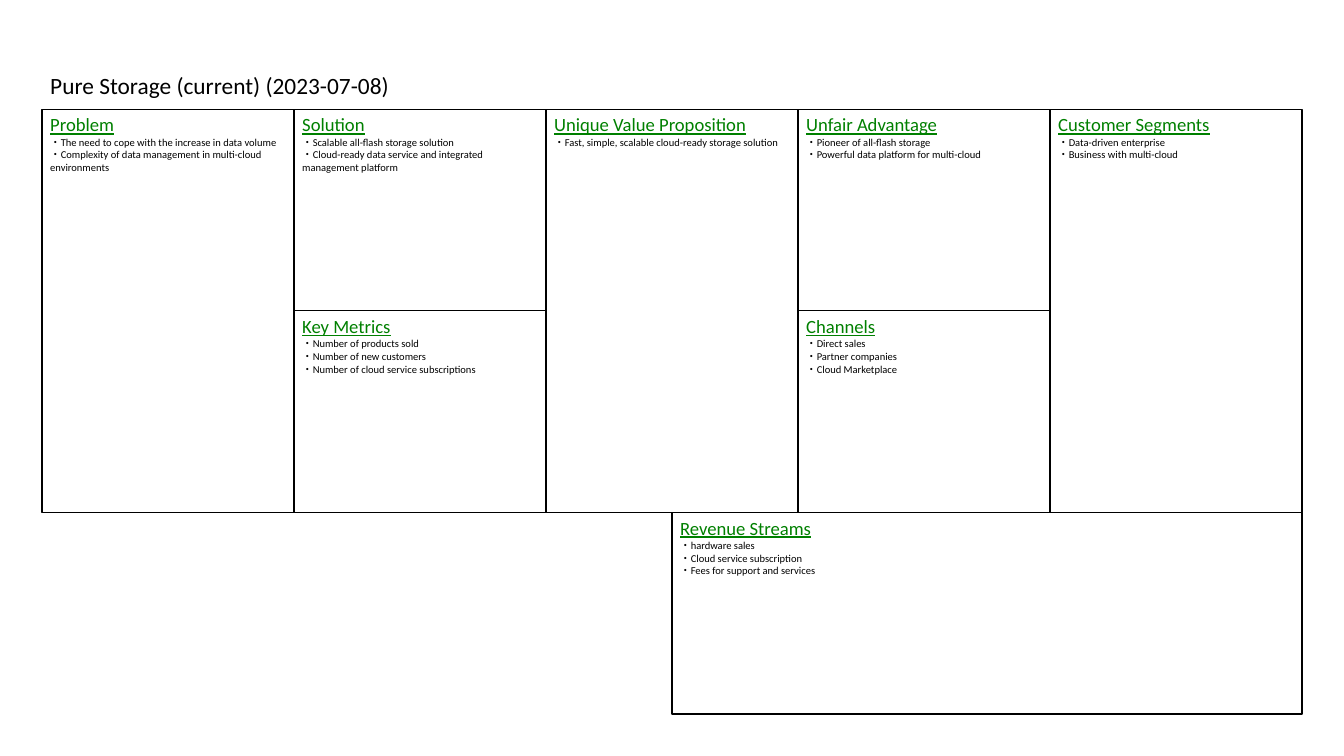
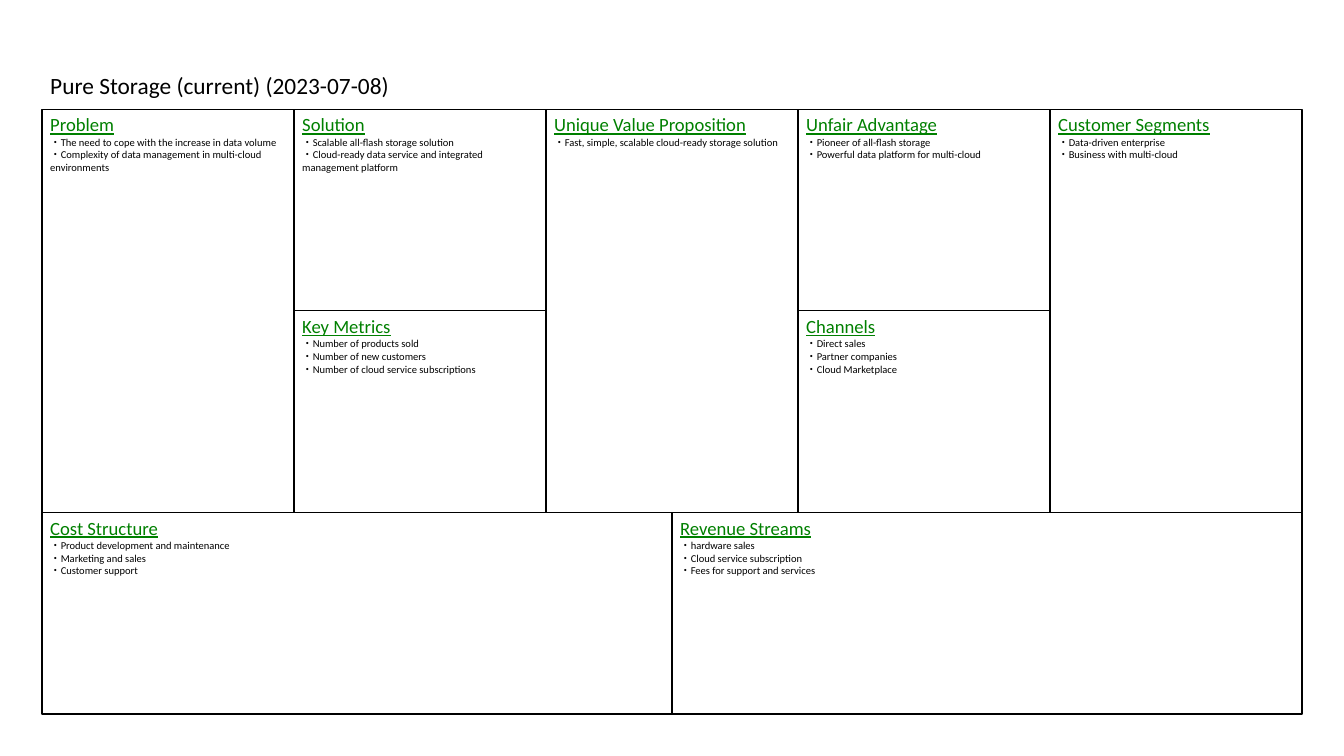
Before and after one commit to t0m0h1r0/LeanCanvas, a slide deck: slide 4 of sample_en.pptx. Drawn at 1344x756 pixels with LibreOffice and Linux fonts; fonts in the diff are those of the drawing. Boxes give left, top, right and bottom in pixels: in the first picture for what was removed or moved away, otherwise in the second. Text is boxed around its words. In the diff, an @@ line names an element or a change of style, - is before the commit and + after.

```diff
--- a/sample_en.pptx
+++ b/sample_en.pptx
@@ rectangle added at [42,512,672,714], outline #000000 1 pt, 9 pt, text #000000 @@
+Cost Structure
+・Product development and maintenance
+・Marketing and sales
+・Customer support
```
Also in this commit, not shown: 6 other slides changed, 4 other files.
